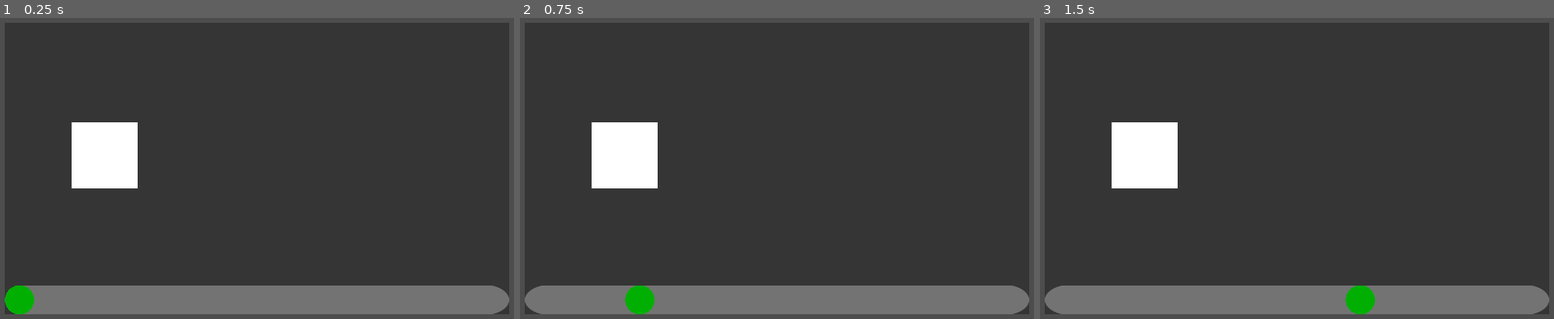
Above: before the commit, frames 1-3 (left to right).
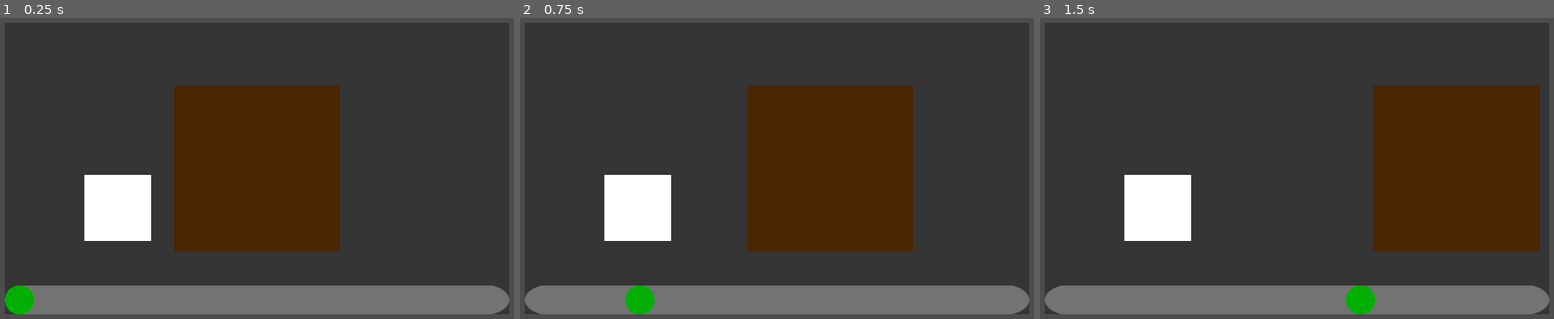
Above: after the commit, the same moments.

Repository: TheJP/GlobalGameJam2024
Game: Godot game, scene res://main.tscn
The game is run twice, just before and just after one commit, with the same random seed, the same clock (stepped at 60 frames per second) and the same inputs.
Inputs (mouse positions are in pixels of both pictures, inside the frame that each line leads up to):
- Up to frame 1 (0.25 s): no input
- Up to frame 2 (0.75 s): tap Enter at 0.5 s; drag from (540, 300) to (838, 90) at 0.52 s
- Up to frame 3 (1.5 s): tap Space at 1.25 s; drag from (1168, 186) to (1358, 300) at 1.27 s

The runs differ from the first frame. In frame 1, 22% of the frame differs, in the area x 13-67%, y 22-78%; in frame 2, 22%; in frame 3, 23%, in the area x 13-98%, y 22-78%.

Commit message:
Worked on sofa game

Diff:
--- a/Catfluencer/01_sofa_game/sofa_game.gd
+++ b/Catfluencer/01_sofa_game/sofa_game.gd
@@ -4,7 +4,9 @@
 func _ready():
 	var new_size: Vector2 = Vector2(1.0, 0.1) * ReferenceSize.rect.size
 	$Slider.fit_into(ReferenceSize.rect.position + ReferenceSize.rect.size - new_size, new_size)
+	$Couch.global_position = ReferenceSize.rect.position + 0.5 * ReferenceSize.rect.size
 
 
 func _on_slider_value_changed(new_value):
-	pass
+	$Couch.global_position = ReferenceSize.rect.position + 0.5 * ReferenceSize.rect.size
+	$Couch.global_position.x += new_value * 0.5 * ReferenceSize.rect.size.x
--- a/Catfluencer/01_sofa_game/sofa_game.tscn
+++ b/Catfluencer/01_sofa_game/sofa_game.tscn
@@ -1,15 +1,43 @@
-[gd_scene load_steps=3 format=3 uid="uid://uppfr5glg0qf"]
+[gd_scene load_steps=5 format=3 uid="uid://uppfr5glg0qf"]
 
 [ext_resource type="Script" path="res://01_sofa_game/sofa_game.gd" id="1_u6uvt"]
 [ext_resource type="PackedScene" uid="uid://dgjybaqr7v1fv" path="res://01_sofa_game/slider.tscn" id="2_rfkv3"]
+[ext_resource type="Texture2D" uid="uid://duymb8xqpfysw" path="res://square.png" id="3_b15qp"]
+
+[sub_resource type="Curve2D" id="Curve2D_k0fy7"]
+_data = {
+"points": PackedVector2Array(0, 0, 0, 0, 527, 760, 0, 0, 0, 0, 1018, 258.02, 0, 0, 0, 0, 1611, 758.99)
+}
+point_count = 3
 
 [node name="SofaGame" type="Node2D"]
 script = ExtResource("1_u6uvt")
 
-[node name="Cat" type="Polygon2D" parent="."]
-polygon = PackedVector2Array(400, 400, 600, 400, 600, 600, 400, 600)
-
 [node name="Slider" parent="." instance=ExtResource("2_rfkv3")]
 position = Vector2(448, 918)
 
+[node name="Couch" type="Node2D" parent="."]
+position = Vector2(1012, 507)
+scale = Vector2(500, 500)
+
+[node name="Sprite2D" type="Sprite2D" parent="Couch"]
+modulate = Color(0.290196, 0.14902, 0.0117647, 1)
+scale = Vector2(0.01, 0.01)
+texture = ExtResource("3_b15qp")
+metadata/_edit_lock_ = true
+
+[node name="Cat" type="Node2D" parent="."]
+position = Vector2(540, 659)
+scale = Vector2(200, 200)
+
+[node name="Sprite2D" type="Sprite2D" parent="Cat"]
+scale = Vector2(0.01, 0.01)
+texture = ExtResource("3_b15qp")
+metadata/_edit_lock_ = true
+
+[node name="JumpPath" type="Path2D" parent="."]
+position = Vector2(0, 7.53967)
+scale = Vector2(1, 0.990079)
+curve = SubResource("Curve2D_k0fy7")
+
 [connection signal="value_changed" from="Slider" to="." method="_on_slider_value_changed"]
